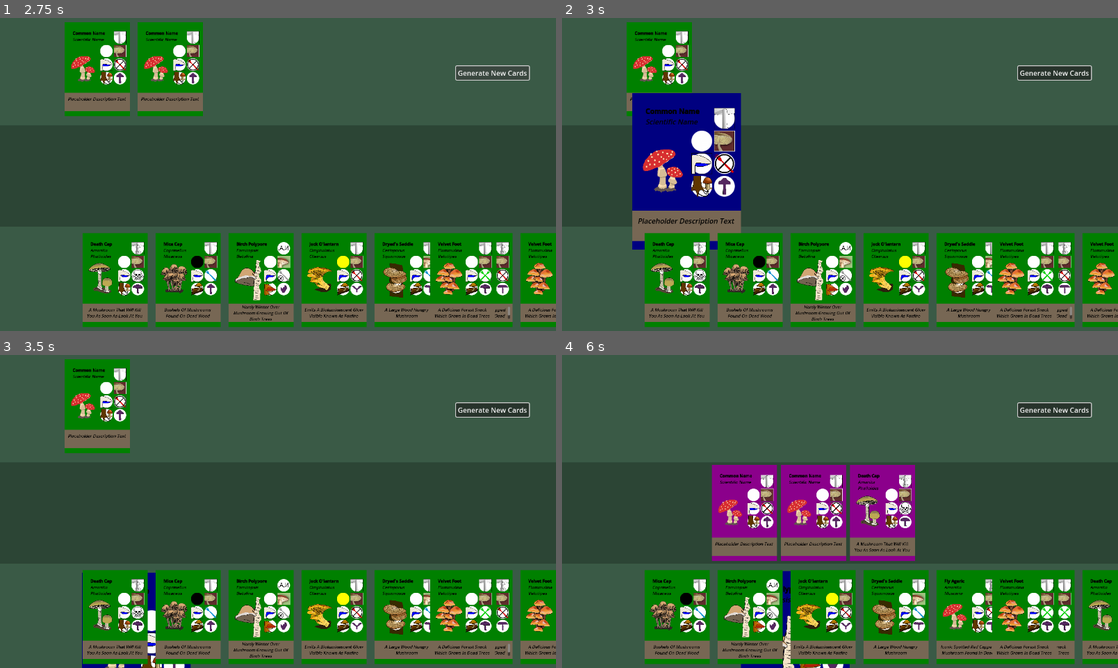
Above: before the commit, frames 1-4 (two rows, left to right).
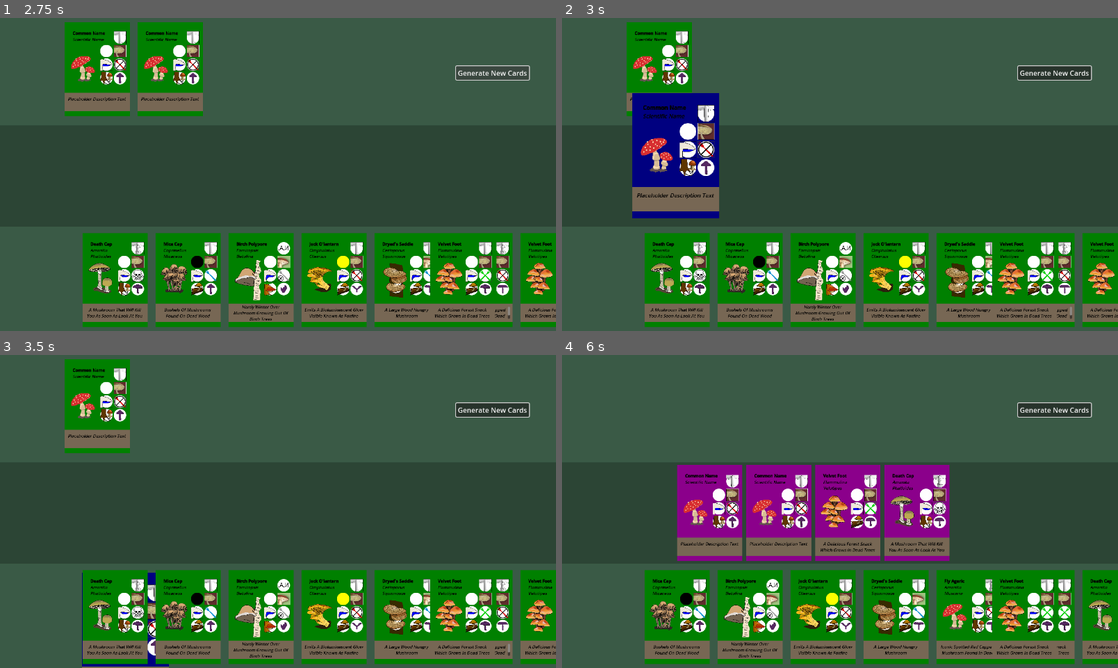
Above: after the commit, the same moments.

Repository: cyschneck/enoki-dokie
Game: Godot game, scene res://scenes/main.tscn
Same seed, same stepped clock (60 frames per second), same inputs: the game is played once before the commit and once after it.
Inputs (mouse positions are in pixels of both pictures, inside the frame that each line leads up to):
- Up to frame 1 (2.75 s): click "Generate New Cards" at 0.5 s; click "Generate New Cards" at 1.25 s; click "Generate New Cards" at 2 s
- Up to frame 2 (3 s): tap Enter at 2.75 s; drag from (662, 68) to (678, 284) at 2.77 s
- Up to frame 3 (3.5 s): no input
- Up to frame 4 (6 s): tap Space at 3.5, 5 s; drag from (662, 405) to (678, 621) at 3.52 s; tap Enter at 4.25, 5.75 s; move the mouse to (678, 617) at 4.27 s; press the mouse at (678, 617) at 4.28 s; release the mouse at (678, 617) at 5 s; drag from (751, 617) to (967, 621) at 5.02 s; drag from (751, 617) to (1040, 621) at 5.77 s

Frame 1 is identical in both runs. In frame 2, 6.5% of the frame differs, in the area x 12-33%, y 24-74%; in frame 3, 0.5%; in frame 4, 10%, in the area x 20-70%, y 35-100%.

Commit message:
update to 4.4

Diff:
--- a/enoki-dokie/project.godot
+++ b/enoki-dokie/project.godot
@@ -12,7 +12,7 @@
 
 config/name="enoki-dokie"
 run/main_scene="res://scenes/main.tscn"
-config/features=PackedStringArray("4.3", "Mobile")
+config/features=PackedStringArray("4.4", "Mobile")
 config/icon="res://icon.svg"
 
 [display]
--- a/enoki-dokie/scripts/card_manager.gd
+++ b/enoki-dokie/scripts/card_manager.gd
@@ -1,6 +1,6 @@
 extends Control
 
-var cards: Dictionary
+var cards: Dictionary = {}
 
 const MUSHROOM_JSON_DATA = "res://data/mushroom_data.json"
 @onready var hand: Control = %Hand
--- a/enoki-dokie/scripts/card_states/card_dragging_state.gd
+++ b/enoki-dokie/scripts/card_states/card_dragging_state.gd
@@ -10,7 +10,7 @@
 	var ui_layer := get_tree().get_nodes_in_group("ui_layer")
 	card.reparent(ui_layer[0])
 
-	card.scale = Vector2(1, 1)
+	card.scale = Vector2(0.8, 0.8)
 	card.color.color = Color.NAVY_BLUE
 
 	# set min time to stay in dragging state
Not shown: 1 places in enoki-dokie/scenes/card.tscn that only renumber resources
Not shown: 1 places in enoki-dokie/scenes/main.tscn that only renumber resources
Not shown, added: enoki-dokie/scripts/card.gd.uid
Not shown, added: enoki-dokie/scripts/card_manager.gd.uid
Not shown, added: enoki-dokie/scripts/card_state_machine.gd.uid
Not shown, added: enoki-dokie/scripts/card_states/card_base_state.gd.uid
Not shown, added: enoki-dokie/scripts/card_states/card_clicked_state.gd.uid
Not shown, added: enoki-dokie/scripts/card_states/card_dragging_state.gd.uid
Not shown, added: enoki-dokie/scripts/card_states/card_released_state.gd.uid
Not shown, added: enoki-dokie/scripts/card_states/card_state.gd.uid
Not shown, added: enoki-dokie/scripts/deck.gd.uid
Not shown, added: enoki-dokie/scripts/hand.gd.uid
(and 2 more such lines)
